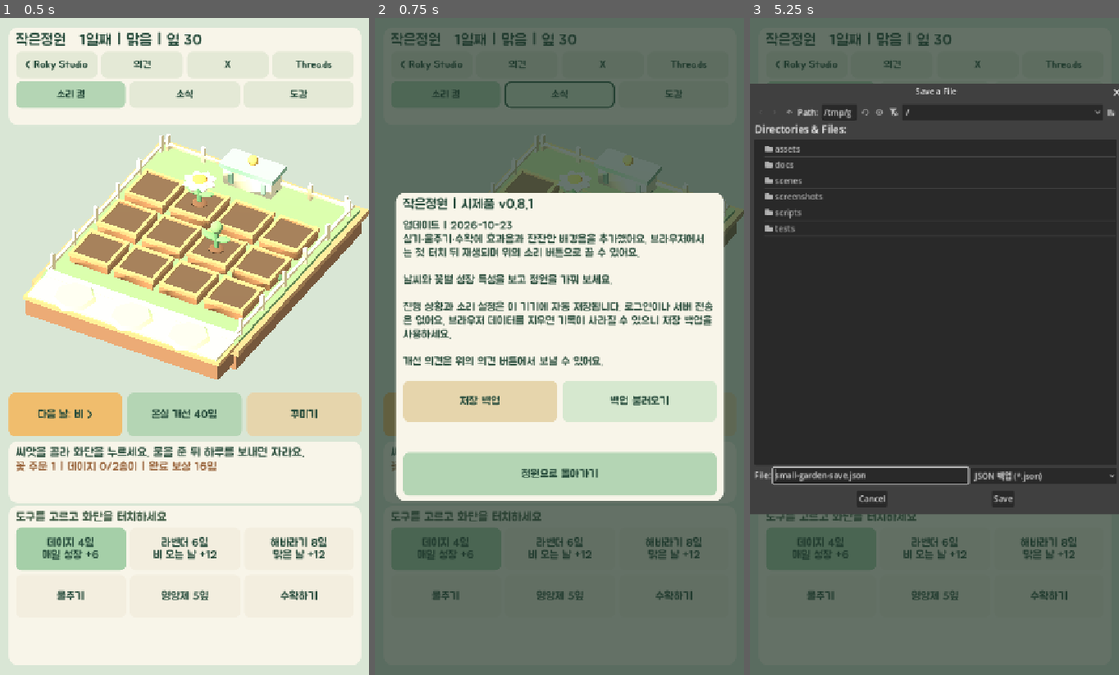
Above: before the commit, frames 1-3 (left to right).
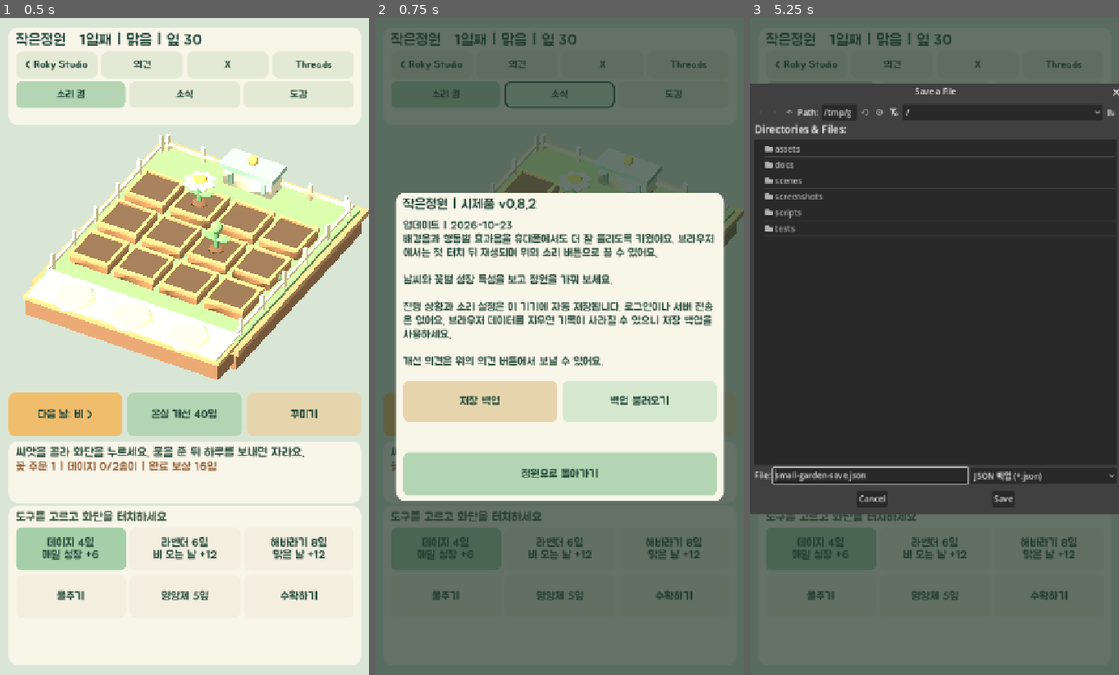
Above: after the commit, the same moments.

Repository: mcroky/small-garden
Game: Godot game, scene res://scenes/main.tscn
The game is run twice, just before and just after one commit, with the same random seed, the same clock (stepped at 60 frames per second) and the same inputs.
Inputs:
- Up to frame 1 (0.5 s): no input
- Up to frame 2 (0.75 s): click "소식" at 0.5 s
- Up to frame 3 (5.25 s): click "< Roky Studio" at 1.25 s; click "의견" at 2 s; click "Threads" at 2.75 s; click "소리 켬" at 3.5 s; click "도감" at 4.25 s; click "다음 날: 비 >" at 5 s

Frame 1 is identical in both runs. In frame 2, 1.7% of the frame differs, in the area x 7-92%, y 27-37%; in frame 3, 0.1%.

Commit message:
Raise garden audio levels

Diff:
--- a/scripts/main.gd
+++ b/scripts/main.gd
@@ -128,7 +128,7 @@
 	music_wav.loop_begin = 0
 	music_wav.loop_end = int(music_wav.get_length() * music_wav.mix_rate)
 	music_player.stream = music_wav
-	music_player.volume_db = -8.0
+	music_player.volume_db = -12.0
 	add_child(music_player)
 	for i in range(4):
 		var player := AudioStreamPlayer.new()
@@ -594,7 +594,7 @@
 	var modal_stack := VBoxContainer.new()
 	modal_stack.add_theme_constant_override("separation", 14)
 	modal_panel.add_child(modal_stack)
-	modal_title = _label(modal_stack, "작은정원 | 시제품 v0.8.1", 27, "#254a3a")
+	modal_title = _label(modal_stack, "작은정원 | 시제품 v0.8.2", 27, "#254a3a")
 	modal_body = _label(modal_stack, "", 22, "#315342")
 	modal_body.autowrap_mode = TextServer.AUTOWRAP_WORD_SMART
 	shop_grid = GridContainer.new()
@@ -1061,9 +1061,9 @@
 
 func _show_info() -> void:
 	_play_sound(SOUND_SELECT)
-	modal_title.text = "작은정원 | 시제품 v0.8.1"
+	modal_title.text = "작은정원 | 시제품 v0.8.2"
 	modal_body.add_theme_font_size_override("font_size", 22)
-	modal_body.text = "업데이트 | 2026-10-23\n심기·물주기·수확에 효과음과 잔잔한 배경음을 추가했어요. 브라우저에서는 첫 터치 뒤 재생되며 위의 소리 버튼으로 끌 수 있어요.\n\n날씨와 꽃별 성장 특성을 보고 정원을 가꿔 보세요.\n\n진행 상황과 소리 설정은 이 기기에 자동 저장됩니다. 로그인이나 서버 전송은 없어요. 브라우저 데이터를 지우면 기록이 사라질 수 있으니 저장 백업을 사용하세요.\n\n개선 의견은 위의 의견 버튼에서 보낼 수 있어요."
+	modal_body.text = "업데이트 | 2026-10-23\n배경음과 행동별 효과음을 휴대폰에서도 더 잘 들리도록 키웠어요. 브라우저에서는 첫 터치 뒤 재생되며 위의 소리 버튼으로 끌 수 있어요.\n\n날씨와 꽃별 성장 특성을 보고 정원을 가꿔 보세요.\n\n진행 상황과 소리 설정은 이 기기에 자동 저장됩니다. 로그인이나 서버 전송은 없어요. 브라우저 데이터를 지우면 기록이 사라질 수 있으니 저장 백업을 사용하세요.\n\n개선 의견은 위의 의견 버튼에서 보낼 수 있어요."
 	shop_grid.visible = false
 	backup_row.visible = true
 	modal.visible = true
Not shown, changed: PROJECT_PLAN.md
Not shown, changed: assets/audio/decorate.wav
Not shown, changed: assets/audio/fertilize.wav
Not shown, changed: assets/audio/garden_loop.wav
Not shown, changed: assets/audio/harvest.wav
Not shown, changed: assets/audio/new_day.wav
Not shown, changed: assets/audio/plant.wav
Not shown, changed: assets/audio/select.wav
Not shown, changed: assets/audio/upgrade.wav
Not shown, changed: assets/audio/water.wav
Not shown, changed: docs/index.html
Not shown, changed: docs/index.pck
(and 1 more such lines)
